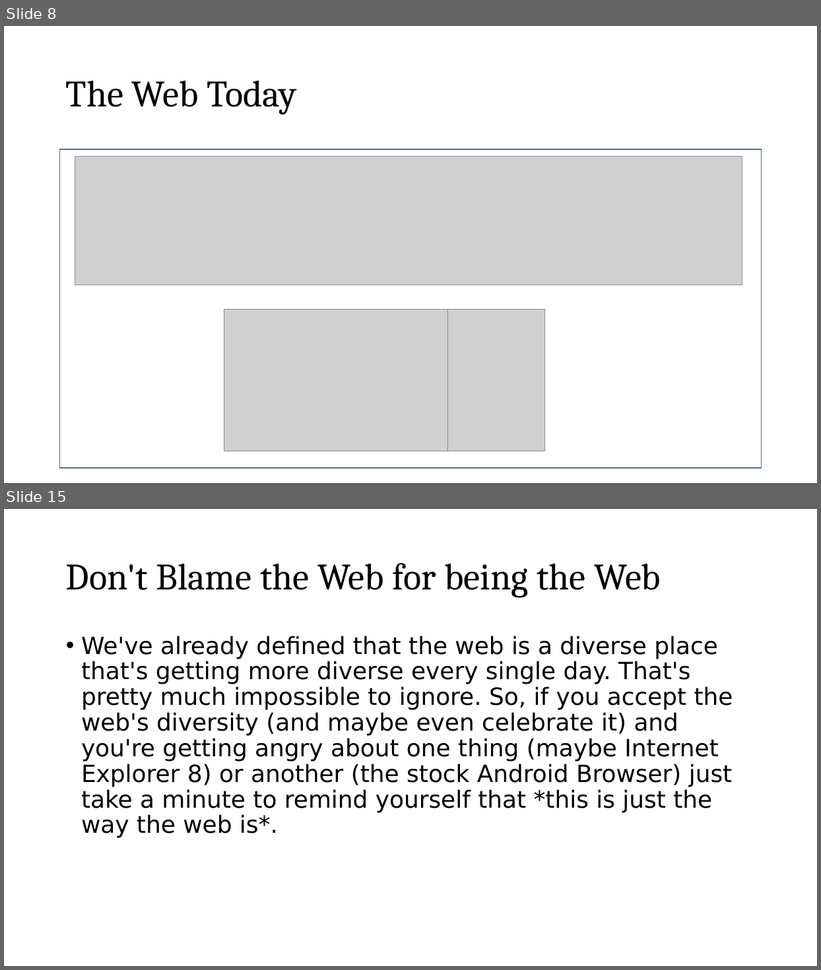
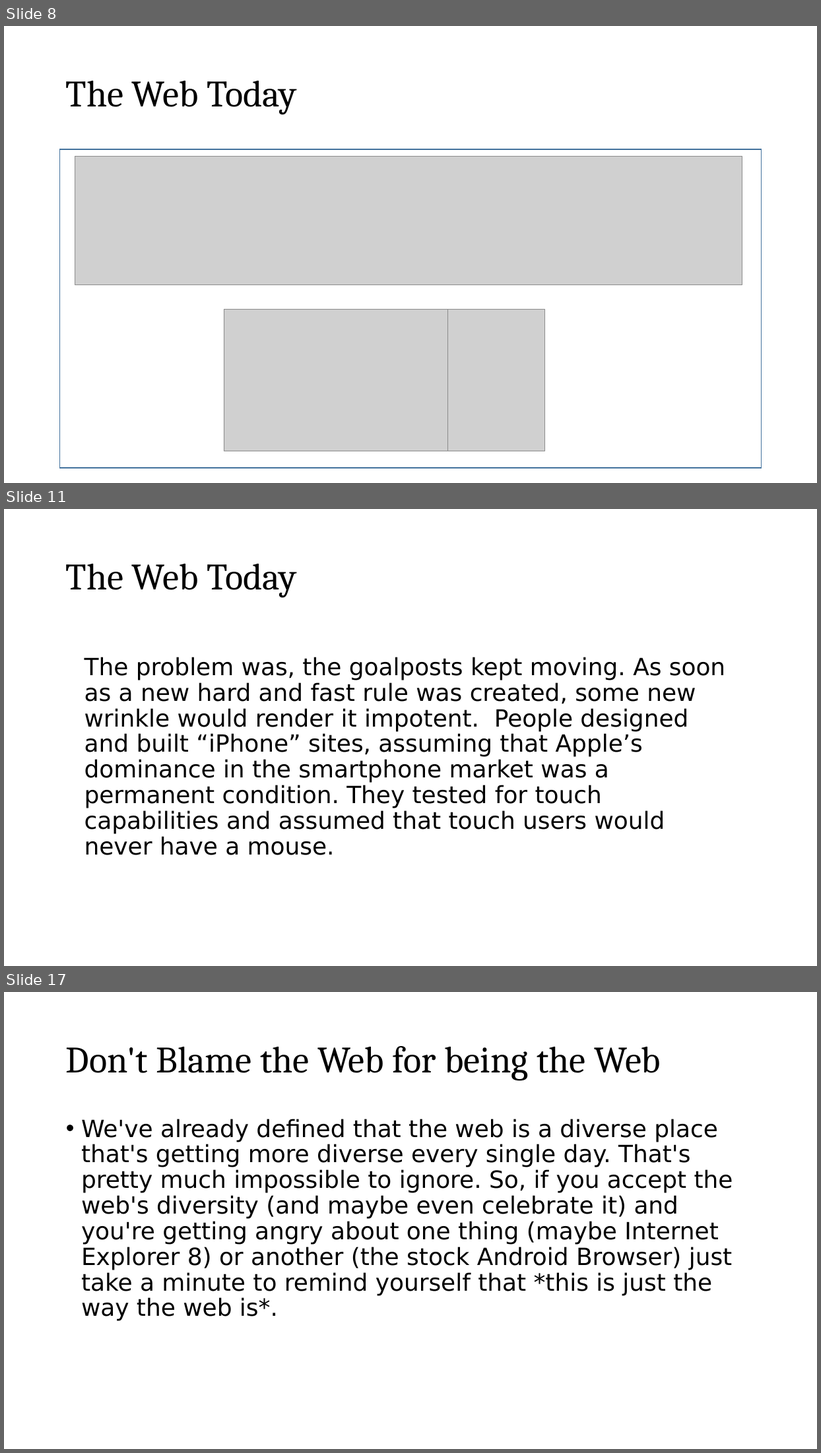
Before and after one commit to roblarsen/rob-larsen-presentations, a slide deck: wild-world-web.pptx. Shown one above the other, each under a label of ours: slides 8 and 15 before the commit, slides 8, 11 and 17 after it; the slides between them are not shown. The pictures are 821x970 and 821x1453 pixels, drawn with LibreOffice and Linux fonts; fonts in the diff are those of the drawing; grey boxes stand for pictures; background and template pictures are left out. Boxes give left, top, right and bottom in pixels: in the first picture for what was removed or moved away, otherwise in the second. Text is boxed around its words. In the diff, an @@ line names an element or a change of style, - is before the commit and + after.

```diff
--- a/wild-world-web.pptx
+++ b/wild-world-web.pptx
@@ slide 11 added at <box>4,509,817,966</box>, background picture (left out) @@
@@ title added at <box>66,563,298,597</box>, 44 pt, text #000000 @@
+The Web Today
@@ text added at <box>85,657,725,855</box>, 28 pt, text #000000 @@
+The problem was, the goalposts kept moving. As soon as a new hard and fast rule was created, some new wrinkle would render it impotent. People designed and built “iPhone” sites, assuming that Apple’s dominance in the smartphone market was a permanent condition. They tested for touch capabilities and assumed that touch users would never have a mouse.
@@ what was slide 15 is now slide 17 @@
```
Also in this commit, not shown: 7 slides changed, 3 other slides added, 2 slides removed.
